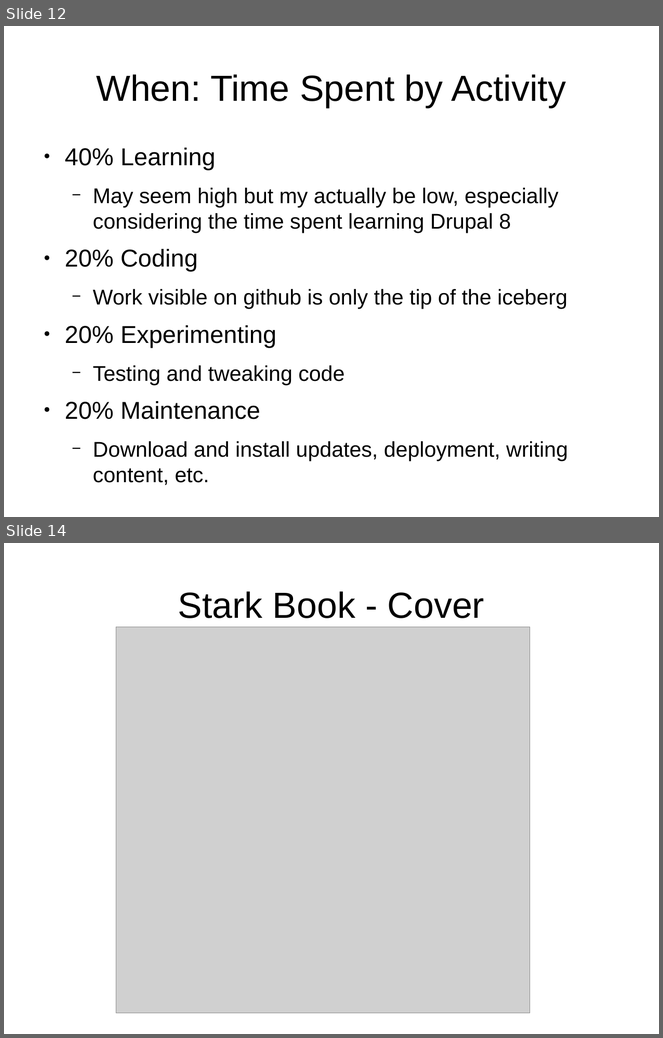
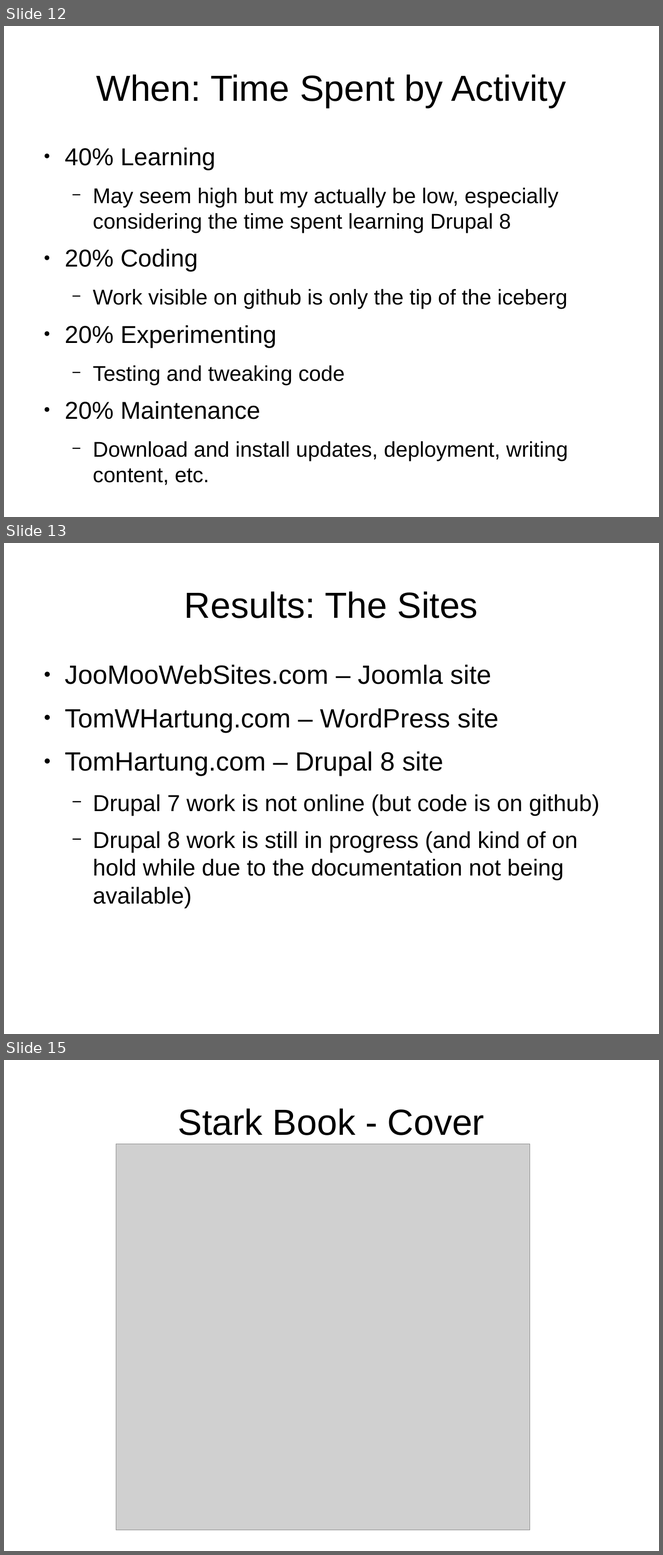
Before and after one commit to tomwhartung/jmws_accoutrements, a slide deck: presentations/2016_04-AWD_in_PHP_CMSes/AWD_in_PHP_CMSes-slides.odp. Shown one above the other, each under a label of ours: slides 12 and 14 before the commit, slides 12, 13 and 15 after it; the slides between them are not shown. The pictures are 663x1038 and 663x1555 pixels, drawn with LibreOffice and Linux fonts; fonts in the diff are those of the drawing; grey boxes stand for pictures. Boxes give left, top, right and bottom in pixels: in the first picture for what was removed or moved away, otherwise in the second. Text is boxed around its words. In the diff, an @@ line names an element or a change of style, - is before the commit and + after.

Commit message:
Added results page with list of sites.

```diff
--- a/presentations/2016_04-AWD_in_PHP_CMSes/AWD_in_PHP_CMSes-slides.odp
+++ b/presentations/2016_04-AWD_in_PHP_CMSes/AWD_in_PHP_CMSes-slides.odp
@@ slide 13 added at bbox=[4, 543, 659, 1034], background #FFFFFF @@
@@ title added at bbox=[184, 591, 478, 618], 44 pt, text #000000 @@
+Results: The Sites
@@ text added at bbox=[65, 665, 600, 909], 28 pt, text #000000 @@
+● JooMooWebSites.com – Joomla site
+● TomWHartung.com – WordPress site
+● TomHartung.com – Drupal 8 site
+  − Drupal 7 work is not online (but code is on github)
+  − Drupal 8 work is still in progress (and kind of on hold while due to the documentation not being available)
@@ what was slide 14 is now slide 15 @@
```
Also in this commit, not shown: 1 other slide added, 1 slide removed.
